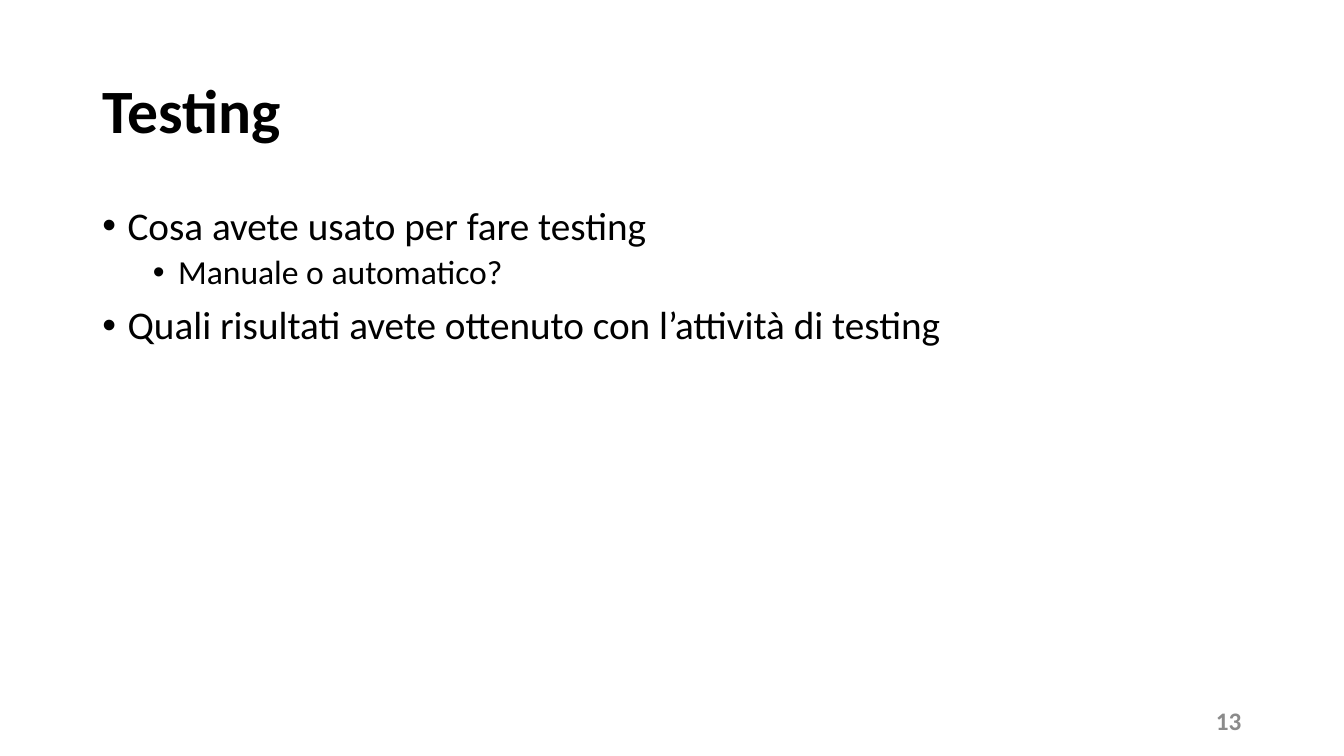
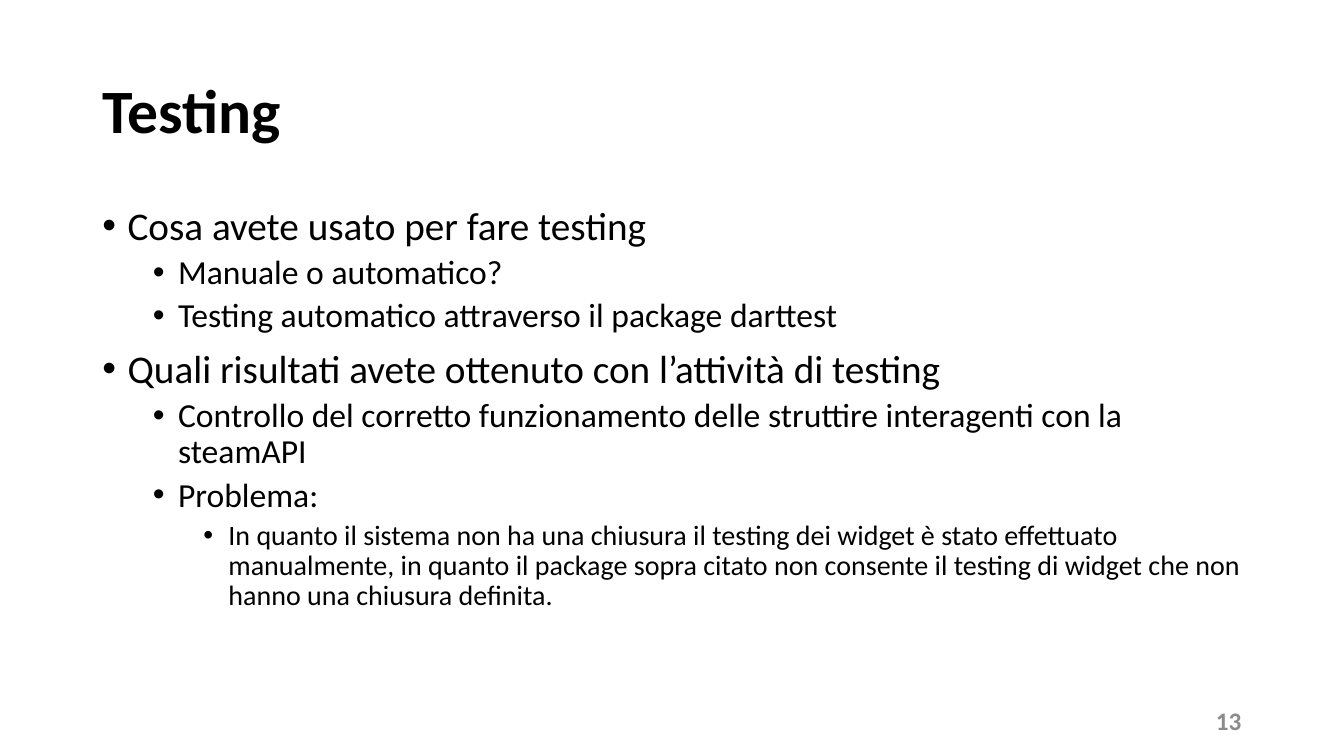
Before and after one commit to MatiasNegro/SteamDiscountAdviser, a slide deck: slide 13 of doc/presentation.pptx. Drawn at 1344x756 pixels with LibreOffice and Linux fonts; fonts in the diff are those of the drawing. Boxes give left, top, right and bottom in pixels: in the first picture for what was removed or moved away, otherwise in the second. Text is boxed around its words. In the diff, an @@ line names an element or a change of style, - is before the commit and + after.

```diff
--- a/doc/presentation.pptx
+++ b/doc/presentation.pptx
@@ text at [178,303,837,333]: paragraph added @@
+  • Testing automatico attraverso il package darttest
@@ text at [178,403,1239,606]: paragraphs added @@
+  • Controllo del corretto funzionamento delle struttire interagenti con la steamAPI
+  • Problema:
+    • In quanto il sistema non ha una chiusura il testing dei widget è stato effettuato manualmente, in quanto il package sopra citato non consente il testing di widget che non hanno una chiusura definita.
```
Also in this commit, not shown: 11 other slides changed.
